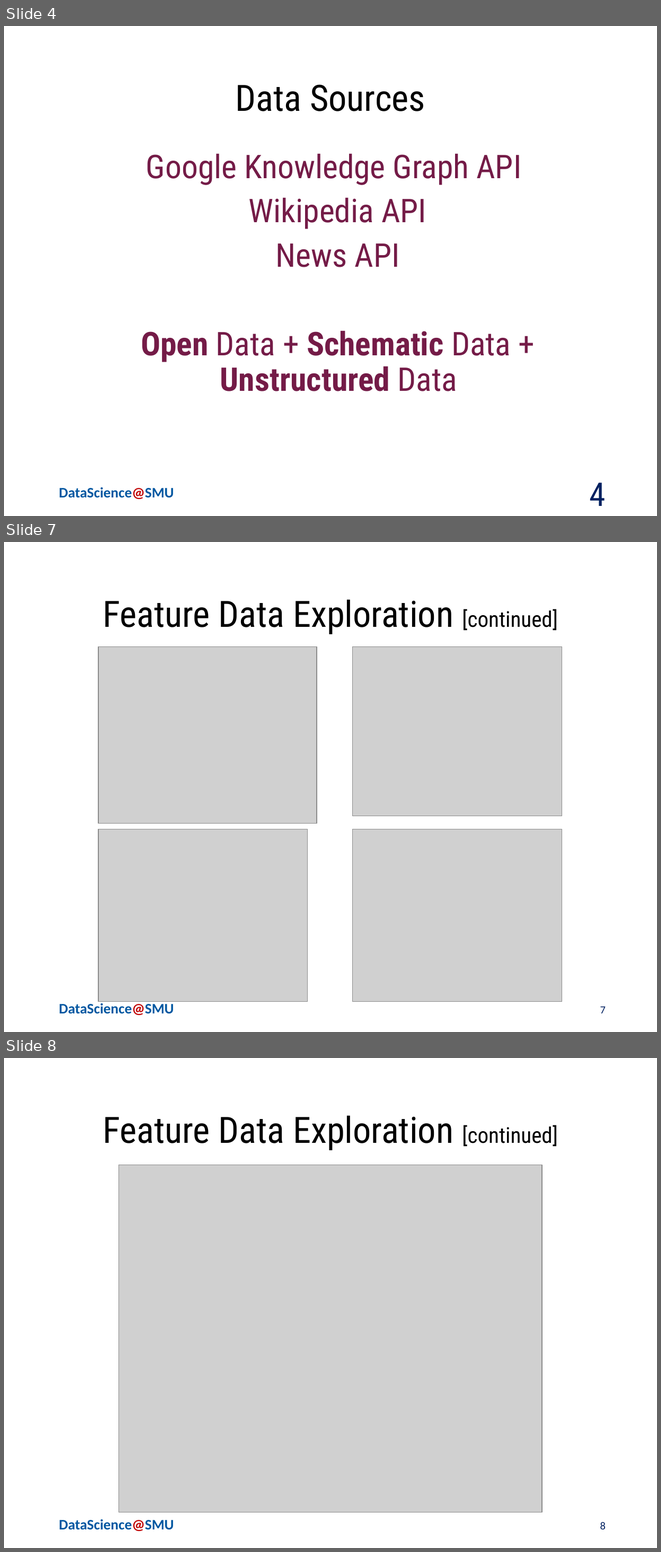
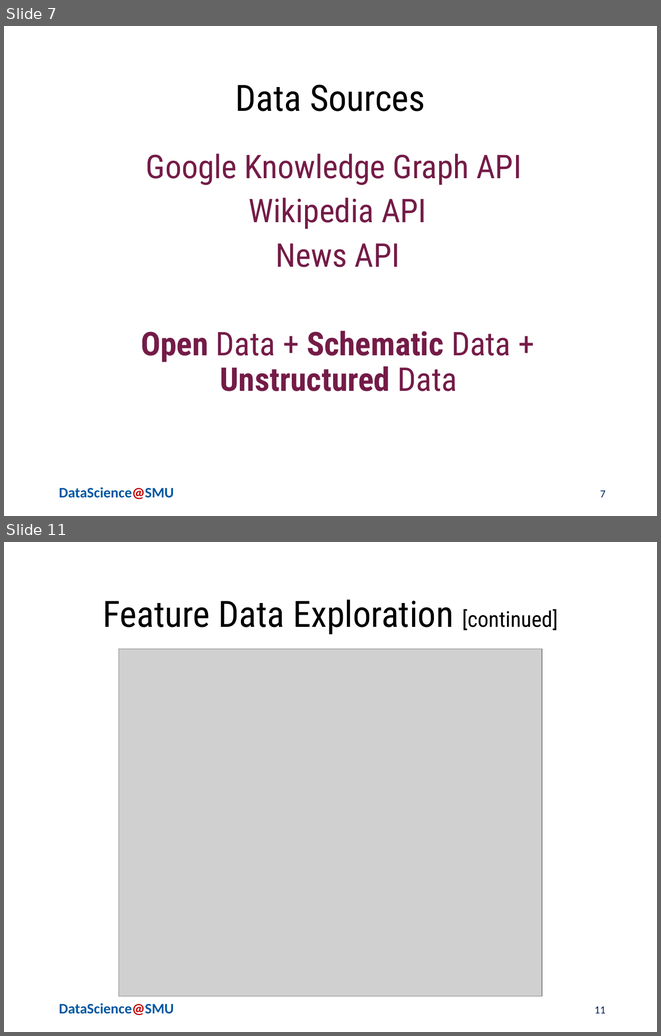
Before and after one commit to ChiruGit/Capstone, a slide deck: PoliticalProfiling-NLP+FeatureEngg-MSDSSMU-Fall2018.pptx. Shown one above the other, each under a label of ours: slides 4, 7 and 8 before the commit, slides 7 and 11 after it; the slides between them are not shown. The pictures are 661x1552 and 661x1036 pixels, drawn with LibreOffice and Linux fonts; fonts in the diff are those of the drawing; grey boxes stand for pictures; background and template pictures are left out. Boxes give left, top, right and bottom in pixels: in the first picture for what was removed or moved away, otherwise in the second. Text is boxed around its words. In the diff, an @@ line names an element or a change of style, - is before the commit and + after.

```diff
--- a/PoliticalProfiling-NLP+FeatureEngg-MSDSSMU-Fall2018.pptx
+++ b/PoliticalProfiling-NLP+FeatureEngg-MSDSSMU-Fall2018.pptx
@@ slide 7 removed at (x1=4, y1=542, x2=657, y2=1032), background #FFFFFF; not listed: 1 template element that a slide beside it also shows @@
@@ title removed at (x1=103, y1=599, x2=558, y2=634) @@
-Feature Data Exploration [continued]
@@ picture removed at (x1=99, y1=646, x2=317, y2=823) @@
@@ picture removed at (x1=353, y1=646, x2=562, y2=815) @@
@@ picture removed at (x1=99, y1=829, x2=308, y2=1002) @@
@@ picture removed at (x1=353, y1=829, x2=562, y2=1002) @@
@@ page number removed at (x1=600, y1=1006, x2=606, y2=1013) @@
-7
@@ what was slide 4 is now slide 7 @@
@@ page number at (x1=600, y1=490, x2=606, y2=497): text changed; size 36 to 12 pt; font Roboto Condensed to Calibri @@
-4
+7
@@ what was slide 8 is now slide 11 @@
@@ page number at (x1=594, y1=1006, x2=606, y2=1013): text changed @@
-8
+11
```
Also in this commit, not shown: 5 slides changed, 13 slides added, 1 other file.
